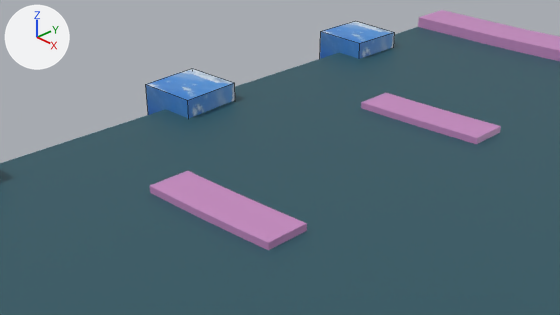
The Blender file dateien/wege/weg2.blend as it was, and as the next commit left it.
The view is the same before and after, from the file's camera 'Camera'. The axes (+X, +Y, +Z) are drawn at upper left. The lights are the same throughout. Mesh edges are drawn as thin lines on the coarser meshes.

In view in the first picture: 'Cube.001', 'aCube', 'lCube'.
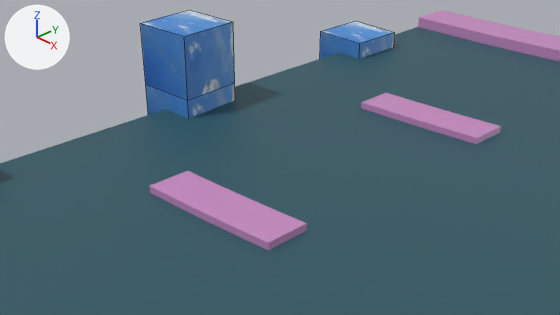
Changed parts and their boxes [x1, y1, x2, y2] in the pictures (560 x 315 px):
```json
{"object": "uCube", "change": "added", "after": [141, 10, 235, 100], "on screen": "blue"}
```

Scene script edits in JSON lines:
```json
{"op": "add", "block": "img_20230430_144504_jpg_003", "code": ["img_20230430_144504_jpg_003 = load_image('20230430_144504.jpg.003', '20230430_144504.jpg', 4624, 3468, 'sRGB')"]}
{"op": "add", "block": "mat_material_032", "code": ["mat_material_032 = principled_material('Material.032')", "mat_material_032.texture = img_20230430_144504_jpg_003"]}
{"op": "add", "block": "me_cube_003", "code": ["me_cube_003 = bpy.data.meshes.new('Cube.003')", "me_cube_003.from_pydata(...)  # a box spanning x -1.0..1.0, y -1.0..1.0, z -1.0..1.0", "me_cube_003.materials.append(mat_material_032)  # picture img_20230430_144504_jpg_003"]}
{"op": "add", "block": "ob_ucube", "code": ["ob_ucube = bpy.data.objects.new('uCube', me_cube_003)", "ob_ucube.location = (0.0, 0.0, 1.0)", "ob_ucube.rotation_euler = (0.0, 0.0, 0.0814)  # degrees (0, 0, 4.7)", "ob_ucube.scale = (0.5, 0.5, 0.5)"]}
```
